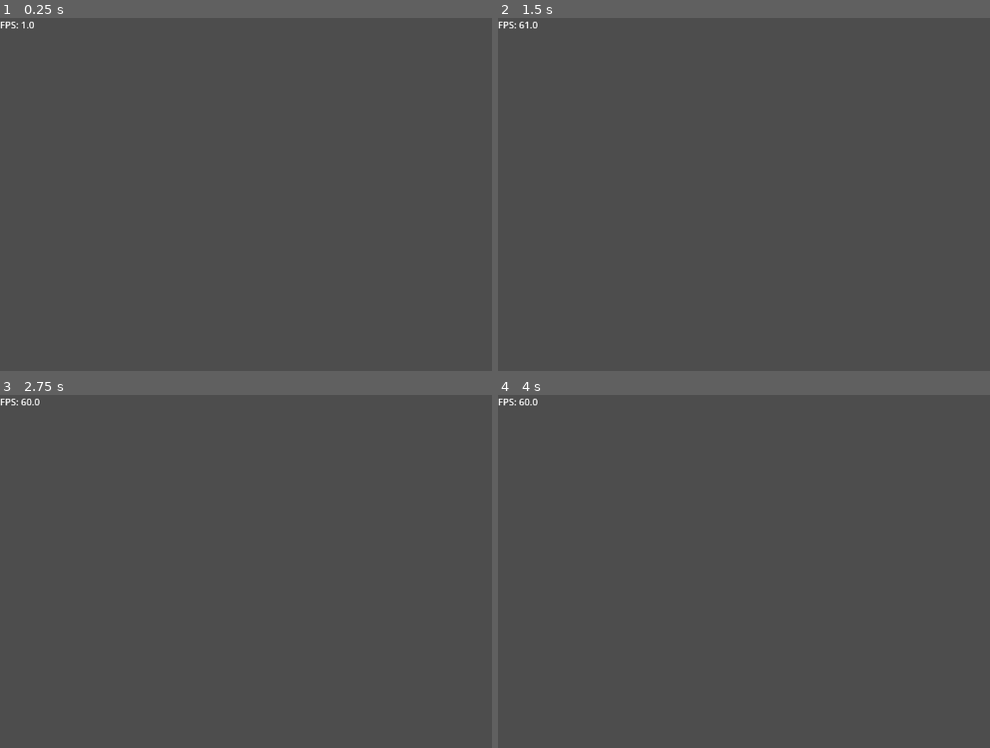
Above: before the commit, frames 1-4 (two rows, left to right).
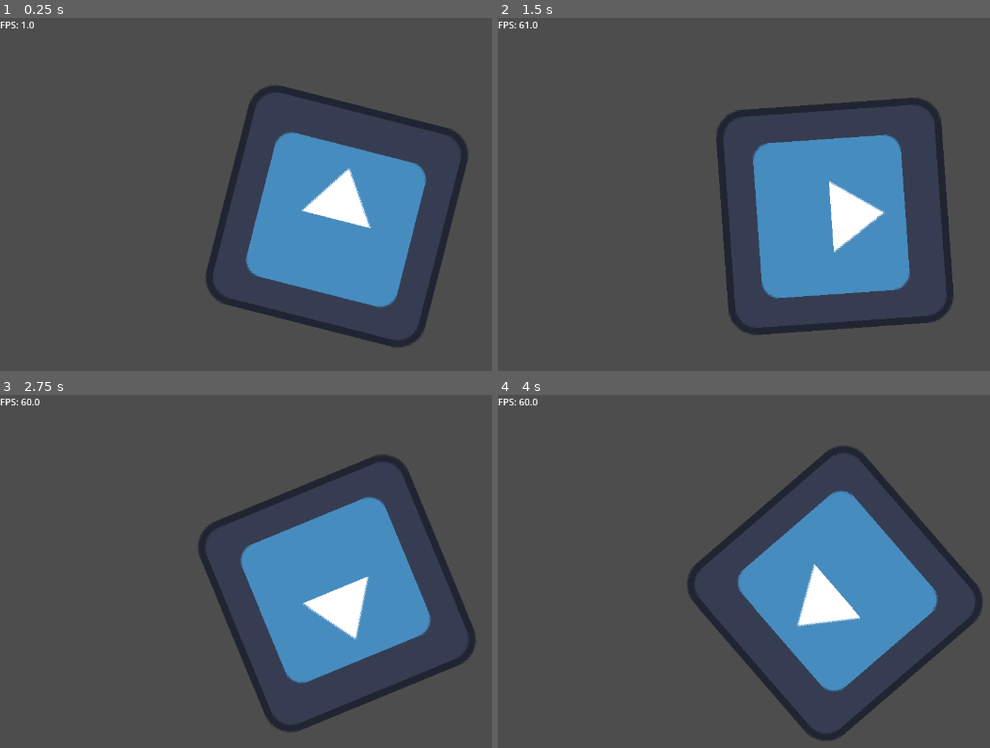
Above: after the commit, the same moments.

Repository: DragonBoyXVI/FIVE
Game: Godot game, scene res://GameWindow/game_window.tscn
Two runs of this game, one before a commit and one after it. Both use one fixed random seed, a clock stepped at 60 frames per second and the inputs below. The engine's default icon, where the game draws it, is replaced by a stand-in: a white triangle on a blue panel in a dark square.
Inputs:
- Up to frame 1 (0.25 s): no input
- Up to frame 2 (1.5 s): no input
- Up to frame 3 (2.75 s): no input
- Up to frame 4 (4 s): no input

The runs differ from the first frame. In frame 1, 17% of the frame differs, in the area x 41-96%, y 18-94%; in frame 2, 17%; in frame 3, 17%; in frame 4, 17%, in the area x 38-99%, y 14-99%.

Commit message:
settings node and data, need to test if settings data parsing works

Diff:
--- a/GameWindow/game_window.tscn
+++ b/GameWindow/game_window.tscn
@@ -13,6 +13,21 @@
 shader_parameter/wave_speed = Vector2(1, 1)
 shader_parameter/wave_offset = 0.0
 shader_parameter/wave_amplitude = Vector2(32, 32)
+shader_parameter/wave_offset_per_vertex = 5.0
+shader_parameter/pulse_speed = Vector2(1, 1)
+shader_parameter/pulse_offset = 0.0
+shader_parameter/pulse_amplitude = Vector2(0, 0)
+shader_parameter/palette_enabled = false
+
+[sub_resource type="ShaderMaterial" id="ShaderMaterial_l237t"]
+shader = ExtResource("1_62kum")
+shader_parameter/speed = 1.0
+shader_parameter/time_offset = 0.0
+shader_parameter/rotate_speed = 1.0
+shader_parameter/rotate_offset = 0.0
+shader_parameter/wave_speed = Vector2(1, 1)
+shader_parameter/wave_offset = 0.0
+shader_parameter/wave_amplitude = Vector2(0, 0)
 shader_parameter/wave_offset_per_vertex = 5.0
 shader_parameter/pulse_speed = Vector2(1, 1)
 shader_parameter/pulse_offset = 0.0
@@ -71,6 +86,12 @@
 size_2d_override_stretch = true
 render_target_update_mode = 4
 
+[node name="Sprite2D" type="Sprite2D" parent="AspectRatioContainer/SubViewportContainer/SubViewport" unique_id=2031826424]
+material = SubResource("ShaderMaterial_l237t")
+position = Vector2(573, 338.4656)
+scale = Vector2(3, 3)
+texture = ExtResource("2_gjocd")
+
 [node name="FpsLabel" type="Label" parent="." unique_id=1626425941]
 layout_mode = 0
 offset_right = 68.0
--- /dev/null
+++ b/SettingsSystem/default_settings.tres
@@ -0,0 +1,7 @@
+[gd_resource type="Resource" script_class="SettingsData" format=3 uid="uid://b1io746fysx3c"]
+
+[ext_resource type="Script" uid="uid://s7mtdurjn4rl" path="res://SettingsSystem/settings_data.gd" id="1_ifore"]
+
+[resource]
+script = ExtResource("1_ifore")
+metadata/_custom_type_script = "uid://s7mtdurjn4rl"
--- /dev/null
+++ b/SettingsSystem/settings.gd
@@ -0,0 +1,6 @@
+extends Node;
+
+
+func _test():
+
+	RenderingServer.get_current_rendering_method();
--- /dev/null
+++ b/SettingsSystem/settings_data.gd
@@ -0,0 +1,62 @@
+@tool
+extends Resource;
+class_name SettingsData;
+## Blob of data kepy by the settings node.
+##
+## Saving and loading externally is done using json.
+
+
+## Values not allowed to be read from/written to json files.
+const BLACK_LIST: PackedStringArray = [
+		"resource_local_to_scene",
+		"resource_local_to_scene",
+		"resource_local_to_scene",
+	];
+
+
+## Takes a json string and returns a new instance of this, filling out values with those described in the json.
+static func from_json_string( json_string: String ) -> SettingsData:
+	var ns := SettingsData.new();
+	var property_dict: Dictionary = {};
+
+	var json_parsed_data: Variant = JSON.parse_string( json_string );
+	if ( json_parsed_data == null ):
+		push_error( "SettingsData: JSON string not parsable!" );
+		return null;
+	if ( typeof( json_parsed_data ) != TYPE_DICTIONARY ):
+		push_error( "SettingsData: JSON is not of correct type!" );
+		return null;
+	property_dict = Dictionary( json_parsed_data );
+
+	for key: Variant in property_dict:
+
+		var key_type : int = typeof( key );
+		if ( key_type != TYPE_STRING and key_type != TYPE_STRING_NAME ):
+			continue;
+
+		ns.set( key, property_dict[ key ] );
+
+	return ns;
+
+
+## Turns this into a json string, ready to be stored externally.
+func as_json_string() -> String:
+
+	var json_dict : Dictionary[ String, Variant ] = {};
+
+	var property_list := get_property_list();
+	for property in property_list:
+		var property_name : String = property[ Property.NAME ];
+
+		if ( property_name in BLACK_LIST ):
+			continue;
+
+		if ( not property[ Property.USAGE ] & PROPERTY_USAGE_STORAGE ):
+			continue;
+
+		var prop_value: Variant = get( property_name );
+		if ( prop_value == null ):
+			continue;
+		json_dict[ property_name ] = prop_value;
+
+	return JSON.stringify( json_dict, "\t" );
--- a/project.godot
+++ b/project.godot
@@ -10,8 +10,13 @@
 
 [application]
 
+config/name="FIVE"
 run/main_scene="uid://bi5upuo4vpa5b"
 config/features=PackedStringArray("4.7")
+
+[autoload]
+
+Settings="*uid://be1qbd2ag24m1"
 
 [display]
 
--- /dev/null
+++ b/utils.gd
@@ -0,0 +1,7 @@
+@tool
+@abstract
+extends Object;
+class_name Utils;
+
+
+#TODO: Error logging utils
Not shown, added: SettingsSystem/settings.gd.uid
Not shown, added: SettingsSystem/settings_data.gd.uid
Not shown, added: utils.gd.uid
